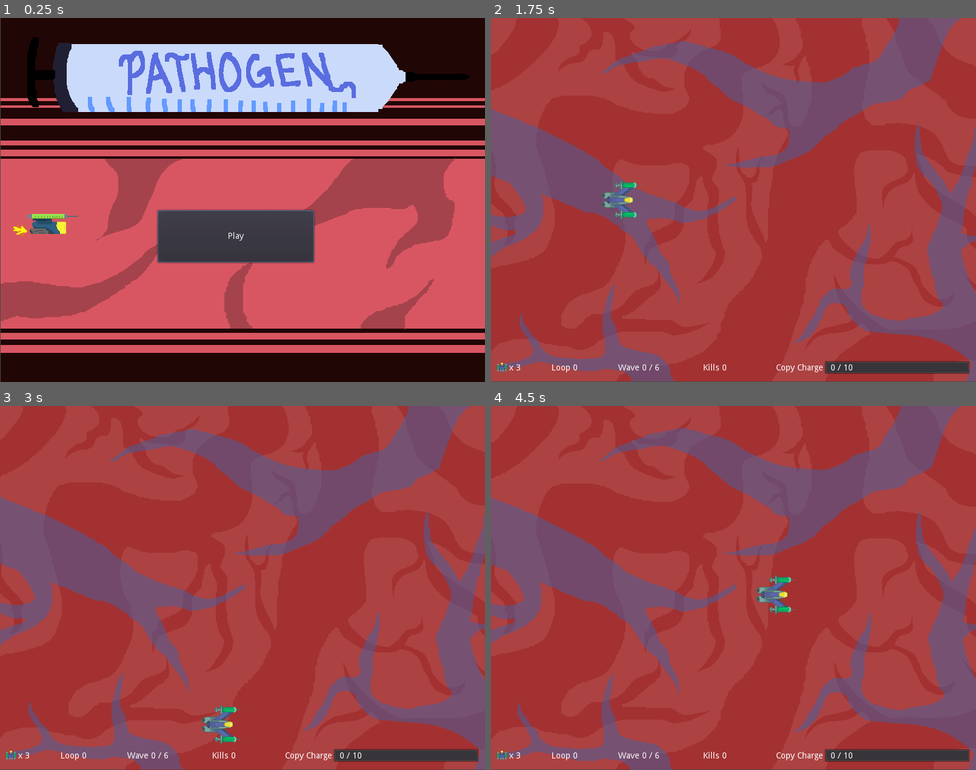
Above: before the commit, frames 1-4 (two rows, left to right).
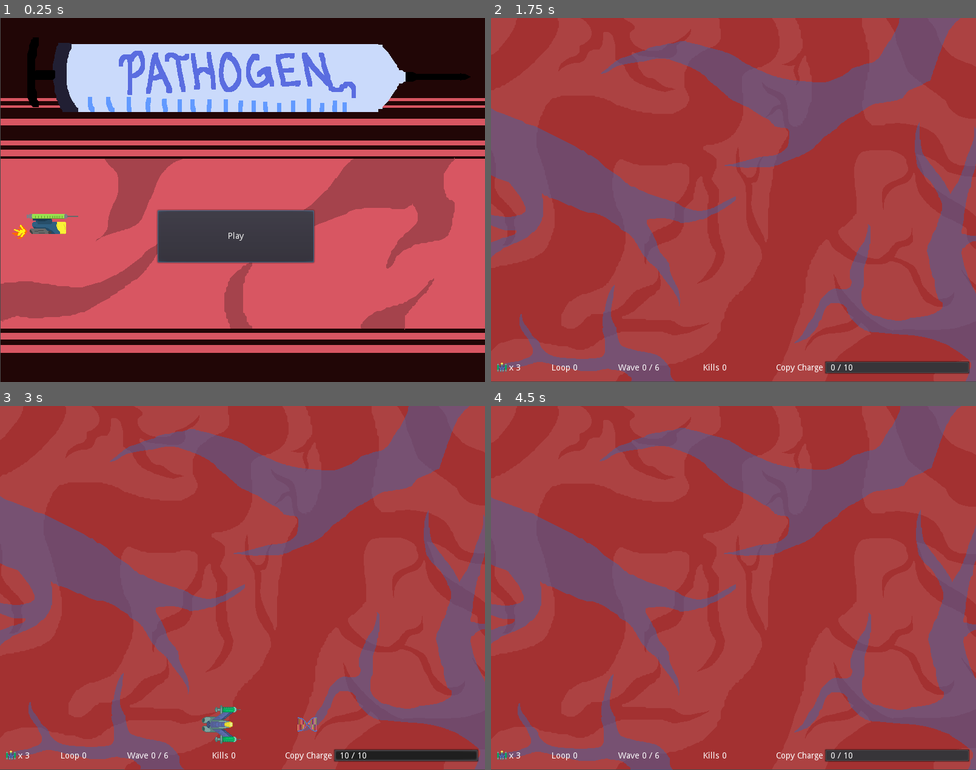
Above: after the commit, the same moments.

Repository: Yerdun/Pathogen
Game: Godot game, scene res://Assets/Scenes/Menus/Title.tscn
Two runs of this game, one before a commit and one after it. Both use one fixed random seed, a clock stepped at 60 frames per second and the inputs below. Sound files missing from this copy of the repository are replaced by a short silence.
Inputs (mouse positions are in pixels of both pictures, inside the frame that each line leads up to):
- Up to frame 1 (0.25 s): no input
- Up to frame 2 (1.75 s): click "Play" at 0.5 s; move the mouse to (840, 181) at 1.27 s; hold Right (ui_right) from 1.28 s (still down); hold B (copy) from 1.28 s (still down); tap C (godmode) at 1.55 s
- Up to frame 3 (3 s): move the mouse to (145, 606) at 2.02 s; release Right (ui_right) at 2.03 s; release B (copy) at 2.03 s; hold Down (ui_down) 2.03-2.78 s; tap C (godmode) at 2.1 s; tap V (max_charge, bound only after the commit) at 2.3, 2.85 s; move the mouse to (291, 507) at 2.77 s; hold Right (ui_right) from 2.78 s (still down); hold B (copy) from 2.78 s (still down)
- Up to frame 4 (4.5 s): move the mouse to (709, 660) at 3.52 s; release Right (ui_right) at 3.53 s; release B (copy) at 3.53 s; hold Up (ui_up) 3.53-4.28 s; tap Shift (control_focus) at 3.6 s; tap C (godmode) at 3.8 s; move the mouse to (879, 642) at 4.27 s; hold Left (ui_left) from 4.28 s (still down); hold B (copy) from 4.28 s (still down)

The runs differ from the first frame. In frame 1, less than 0.1% of the frame differs, in the area x 2-6%, y 56-61%; in frame 2, 0.4%; in frame 3, 0.6%, in the area x 61-99%, y 85-97%; in frame 4, 0.4%.

Commit message:
Added debug mode Previous godmode now a part of debug mode Also includes instant copy charging

Diff:
--- a/Assets/Scenes/Menus/Title.tscn
+++ b/Assets/Scenes/Menus/Title.tscn
@@ -23,7 +23,7 @@
 [node name="AnimatedSprite" type="AnimatedSprite" parent="."]
 position = Vector2( 400.763, 299.68 )
 frames = SubResource( 1 )
-frame = 1
+frame = 2
 playing = true
 
 [node name="TestLevelButton" type="Button" parent="."]
--- a/Assets/Scenes/Player/Bullet Control.tscn
+++ b/Assets/Scenes/Player/Bullet Control.tscn
@@ -50,6 +50,6 @@
 
 [node name="secret" type="AudioStreamPlayer" parent="."]
 stream = ExtResource( 11 )
-volume_db = 5.0
+volume_db = 7.0
 
 [connection signal="timeout" from="Shot Cooldown" to="." method="_on_Shot_Cooldown_timeout"]
--- a/Assets/Scenes/Player/Player.gd
+++ b/Assets/Scenes/Player/Player.gd
@@ -42,13 +42,19 @@
 		position.x = clamp(position.x, 32, 768)	# Make sure player stays within screen boundaries
 		position.y = clamp(position.y, 32, 568)
 
-#	if Input.is_action_pressed("godmode"):	# Press C for godmode
-#		if can_die:	# Activate godmode when C is pressed when you are able to die
-#			can_die = false
-#			$PlayerAnimation.play("respawned")
-#		elif !can_die:	# If it's already enabled, disable it
-#			can_die = true
-#			$PlayerAnimation.play("default")
+	if (GlobalVariables.debugEnabled):	# Only allow these when debug mode is enabled (can currently only do this through GlobalVariables.gd)
+
+		if Input.is_action_just_pressed("godmode"):	# Press C for godmode
+			if can_die:	# Activate godmode when C is pressed when you are able to die
+				can_die = false
+				$PlayerAnimation.play("respawned")
+			elif !can_die:	# If it's already enabled, disable it
+				can_die = true
+				$PlayerAnimation.play("default")
+
+		if Input.is_action_just_pressed("max_charge"):	# Press V to instantly max out your charge
+			$"Bullet Control".CurrentCharge = $"Bullet Control".MaxCharge	# Set current charge to maximum
+			$"Bullet Control/Copy Ready".play()	# Play the copy ready sound
 
 func _on_Player_body_entered(body):
 	if body.is_in_group("life_extend"):
--- a/GlobalVariables.gd
+++ b/GlobalVariables.gd
@@ -3,3 +3,4 @@
 var finalLoopCount = 0	# Keeps track of how many loops the player has gone through
 var finalWave = 0	# Keeps track of the wave the player died on
 var enemiesKilled = 0	# Keeps track of how many enemies player killed
+var debugEnabled = 1	# Enables debug mode (godmode + copy charging)
--- a/project.godot
+++ b/project.godot
@@ -114,6 +114,11 @@
 , Object(InputEventKey,"resource_local_to_scene":false,"resource_name":"","device":0,"alt":true,"shift":false,"control":false,"meta":false,"command":false,"pressed":false,"scancode":16777221,"unicode":0,"echo":false,"script":null)
  ]
 }
+max_charge={
+"deadzone": 0.5,
+"events": [ Object(InputEventKey,"resource_local_to_scene":false,"resource_name":"","device":0,"alt":false,"shift":false,"control":false,"meta":false,"command":false,"pressed":false,"scancode":86,"unicode":0,"echo":false,"script":null)
+ ]
+}
 
 [physics]
 
Not shown, changed: export_presets.cfg
